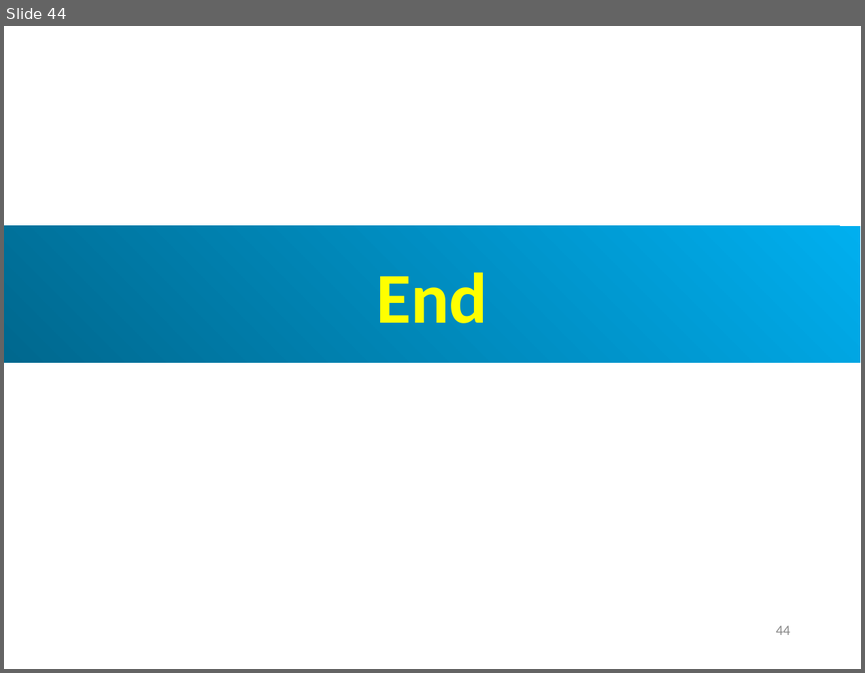
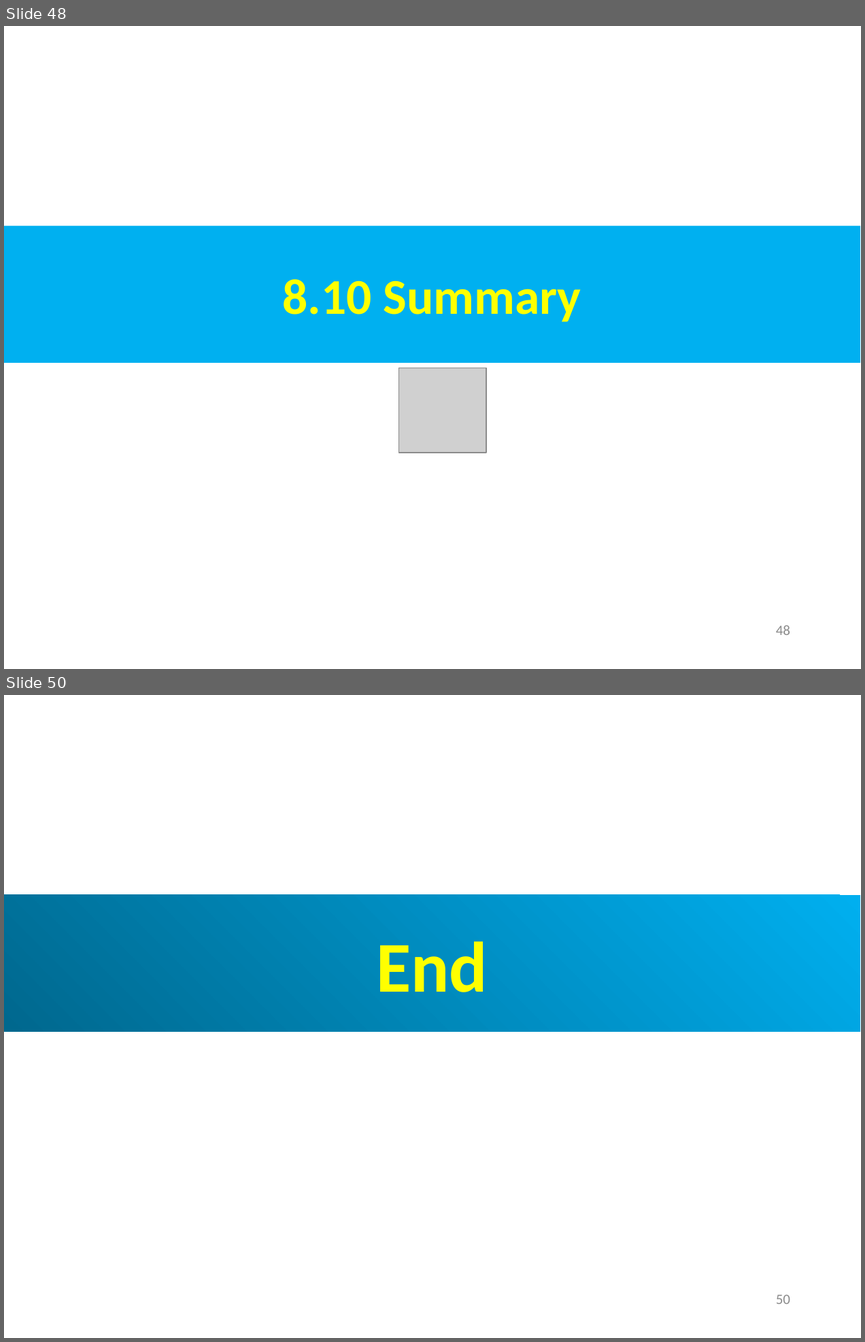
Before and after one commit to peterhchen/AIU_CS850_Gem5_McPAT, a slide deck: 050_Gem5/008.CacheMod/000_Video/008.CacheMod.ppt. Shown one above the other, each under a label of ours: slide 44 before the commit, slides 48 and 50 after it; the slides between them are not shown. The pictures are 865x673 and 865x1342 pixels, drawn with LibreOffice and Linux fonts; fonts in the diff are those of the drawing; grey boxes stand for pictures. Boxes give left, top, right and bottom in pixels: in the first picture for what was removed or moved away, otherwise in the second. Text is boxed around its words. In the diff, an @@ line names an element or a change of style, - is before the commit and + after.

```diff
--- a/050_Gem5/008.CacheMod/000_Video/008.CacheMod.ppt
+++ b/050_Gem5/008.CacheMod/000_Video/008.CacheMod.ppt
@@ slide 48 added at [4, 26, 861, 669], background #FFFFFF @@
@@ rectangle added at [4, 226, 860, 363], fill #00B0F0, 42 pt, text #FFFF00, bold @@
+8.10 Summary
@@ picture added at [399, 368, 486, 452] @@
@@ page number added at [776, 625, 790, 635], 12 pt, text #8B8B8B @@
+48
@@ what was slide 44 is now slide 50 @@
@@ page number at [776, 1294, 790, 1304]: text changed @@
-44
+50
```
Also in this commit, not shown: 5 slides changed, 5 other slides added.
